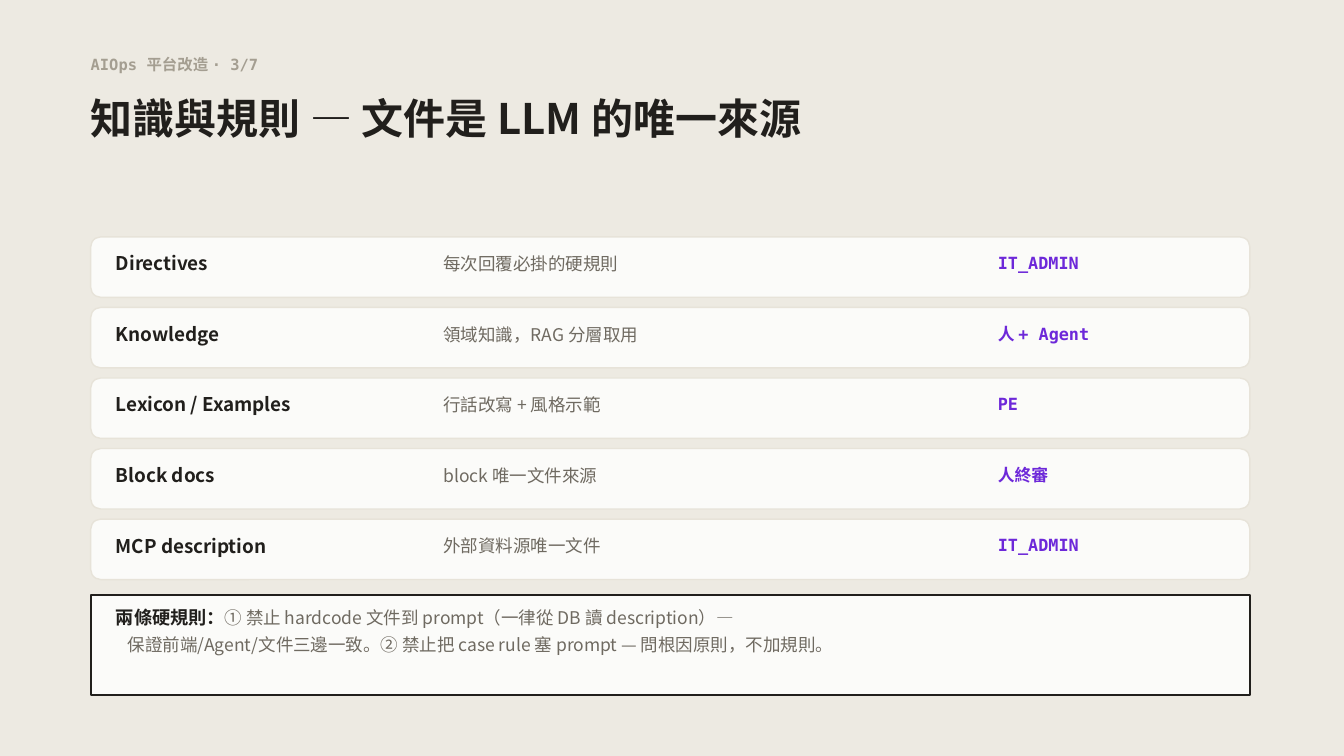
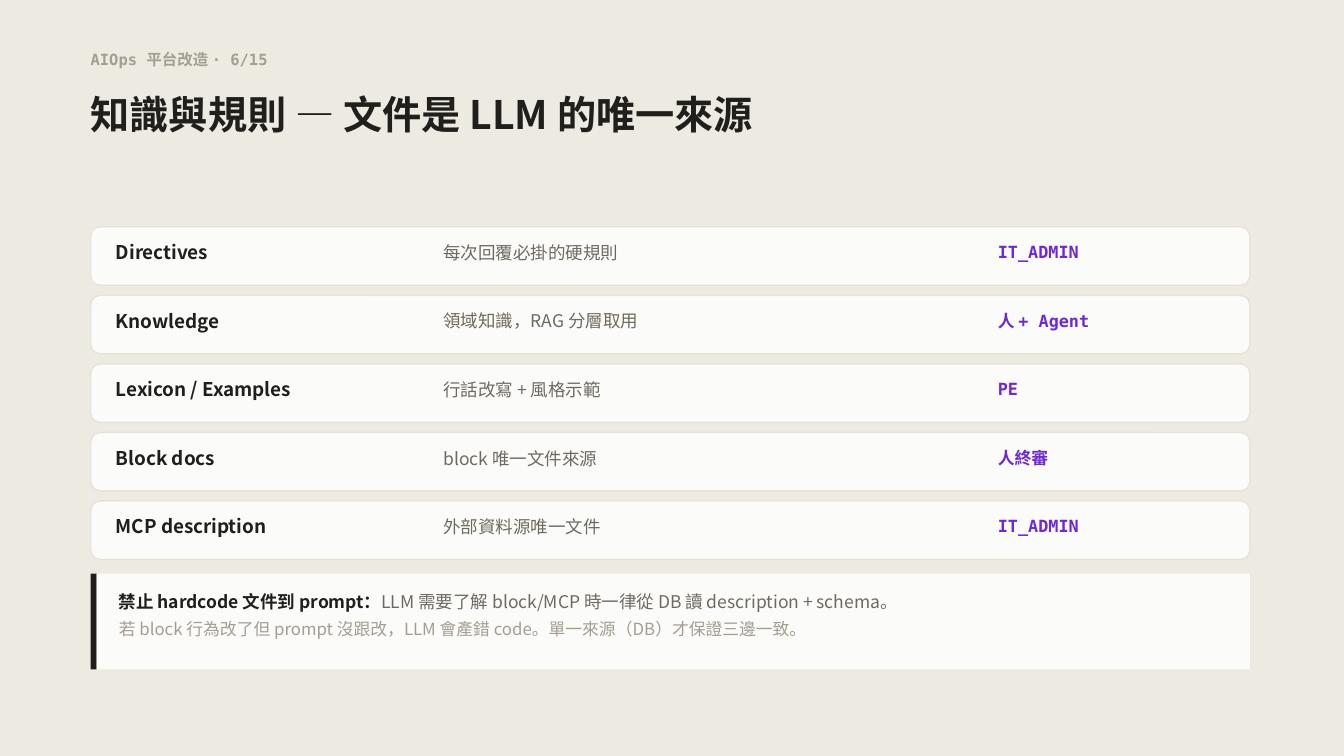
Before and after one commit to gillggx/ai-ops-agentic-platform, a slide deck: slide 6 of docs/PLATFORM_OVERVIEW_2026H2.pptx (slide 4 before the commit). Drawn at 1344x756 pixels with LibreOffice and Linux fonts; fonts in the diff are those of the drawing. Boxes give left, top, right and bottom in pixels: in the first picture for what was removed or moved away, otherwise in the second. Text is boxed around its words. In the diff, an @@ line names an element or a change of style, - is before the commit and + after.

```diff
--- a/docs/PLATFORM_OVERVIEW_2026H2.pptx
+++ b/docs/PLATFORM_OVERVIEW_2026H2.pptx
@@ text at (91, 52, 267, 68): text changed @@
-AIOps 平台改造 · 3/7
+AIOps 平台改造 · 6/15
@@ text "知識與規則 — 文件是 LLM 的唯一來源" at (91, 95, 753, 133): size 30 to 28 pt @@
@@ 3 texts, 1 rounded rectangle: place and size @@
-3 texts, 1 rounded rectangle at (91, 237, 1250, 297)
+3 texts, 1 rounded rectangle at (91, 227, 1250, 285)
@@ 9 texts, 3 rounded rectangles: place and size @@
-9 texts, 3 rounded rectangles at (91, 308, 1250, 509)
+9 texts, 3 rounded rectangles at (91, 295, 1250, 491)
@@ 3 texts, 1 rounded rectangle: place and size @@
-3 texts, 1 rounded rectangle at (91, 519, 1250, 580)
+3 texts, 1 rounded rectangle at (91, 501, 1250, 560)
@@ rectangle added at (91, 574, 97, 669), fill #211F1C @@
@@ rectangle: place and size @@
-rectangle at (91, 595, 1250, 696)
+rectangle at (97, 574, 1250, 669)
@@ rectangle at (97, 574, 1250, 669): outline #211F1C 1.5 pt to none @@
@@ text at (119, 593, 898, 639): text changed; text colour #6F6A61 to #A49E91 @@
-兩條硬規則：① 禁止 hardcode 文件到 prompt（一律從 DB 讀 description）—
-保證前端/Agent/文件三邊一致。② 禁止把 case rule 塞 prompt — 問根因原則，不加規則。
+禁止 hardcode 文件到 prompt：LLM 需要了解 block/MCP 時一律從 DB 讀 description + schema。
+若 block 行為改了但 prompt 沒跟改，LLM 會產錯 code。單一來源（DB）才保證三邊一致。
```
Also in this commit, not shown: 6 other slides changed, 8 slides added, 1 slide removed.
